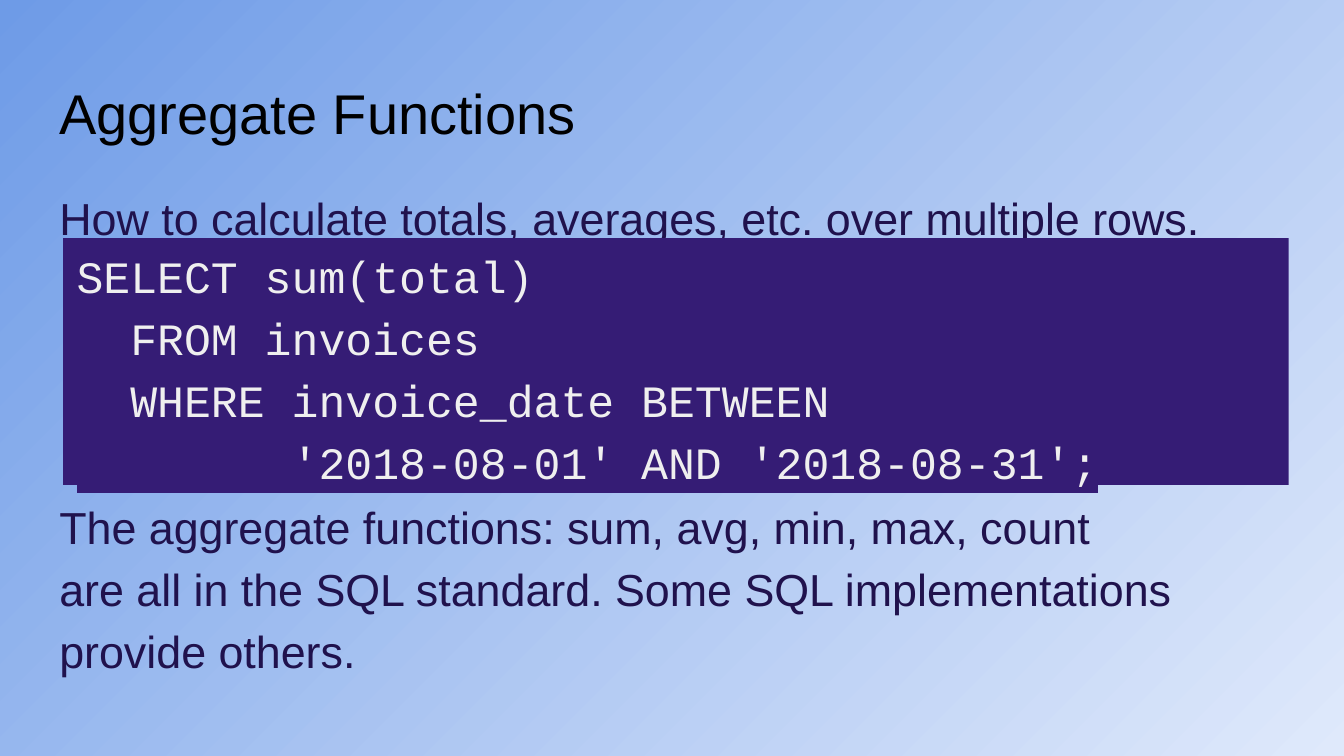
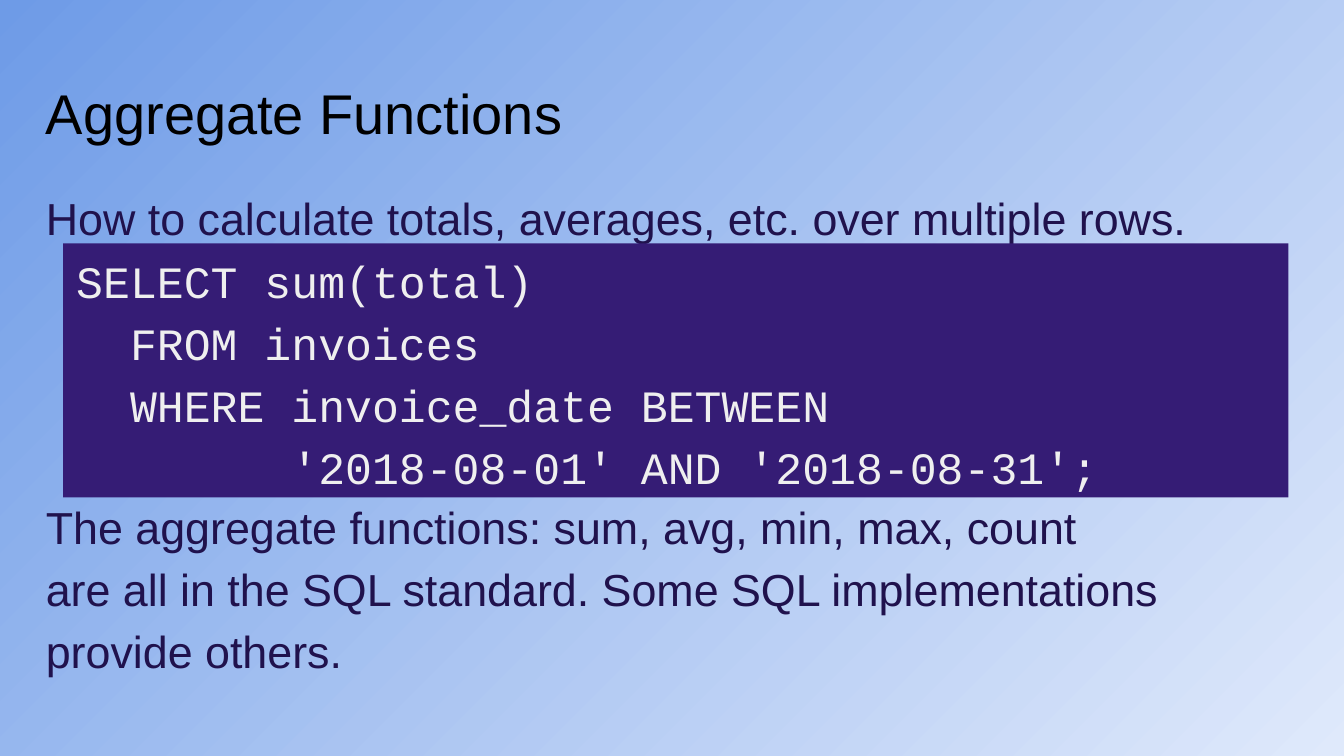
Before and after one commit to CodeYourFuture/syllabus, a slide deck: slide 3 of docs/db/db_b/week-2/CYF_DB_2.pptx. Drawn at 1344x756 pixels with LibreOffice and Linux fonts; fonts in the diff are those of the drawing. Boxes give left, top, right and bottom in pixels: in the first picture for what was removed or moved away, otherwise in the second. Text is boxed around its words. In the diff, an @@ line names an element or a change of style, - is before the commit and + after.

```diff
--- a/docs/db/db_b/week-2/CYF_DB_2.pptx
+++ b/docs/db/db_b/week-2/CYF_DB_2.pptx
@@ title "Aggregate Functions" moved from (x1=59, y1=93, x2=576, y2=144) to (x1=46, y1=93, x2=563, y2=144) @@
@@ text "How to calculate totals, averages, ..." moved from (x1=59, y1=202, x2=1199, y2=677) to (x1=46, y1=202, x2=1186, y2=677) @@
@@ rectangle "SELECT sum(total)" resized from (x1=63, y1=238, x2=1289, y2=485) to (x1=63, y1=243, x2=1289, y2=497) @@
@@ rectangle "SELECT sum(total)" at (x1=63, y1=243, x2=1289, y2=497): highlight #351C75 to none @@
```
Also in this commit, not shown: 23 other slides changed, 4 slides added, 2 other files.
